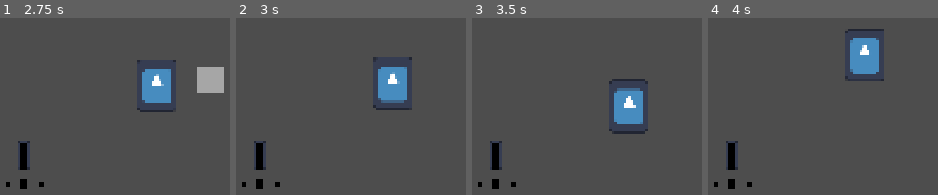
Above: before the commit, frames 1-4 (left to right).
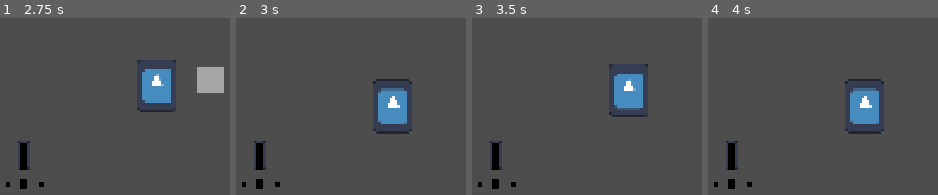
Above: after the commit, the same moments.

Repository: YhagoTomasini/Exlabers_Felpojam_026
Game: Godot game, scene res://Cenas/sala_de_testes.tscn
Two runs of this game, one before a commit and one after it. Both use one fixed random seed, a clock stepped at 60 frames per second and the inputs below. The engine's default icon, where the game draws it, is replaced by a stand-in: a white triangle on a blue panel in a dark square.
Inputs (mouse positions are in pixels of both pictures, inside the frame that each line leads up to):
- Up to frame 1 (2.75 s): move the mouse to (outside the picture) at 0.52 s; hold Up (ui_up) 0.53-1.28 s; hold E (UI_move_right) 0.53-2.03 s; move the mouse to (outside the picture) at 1.27 s; click (outside the picture) at 1.35 s; tap Up (ui_up) at 1.52, 1.55, 1.82, 2.3 s; move the mouse to (outside the picture) at 2.02 s; hold Q (UI_move_left) from 2.03 s (still down); hold Right mouse button (clickRight) from 2.03 s (still down)
- Up to frame 2 (3 s): move the mouse to (outside the picture) at 2.77 s; release Q (UI_move_left) at 2.78 s; release Right mouse button (clickRight) at 2.78 s; hold E (UI_move_right) from 2.78 s (still down); tap Up (ui_up) at 2.85 s
- Up to frame 3 (3.5 s): keep holding E (UI_move_right); tap Up (ui_up) at 3.02, 3.32 s
- Up to frame 4 (4 s): keep holding E (UI_move_right); move the mouse to (outside the picture) at 3.52 s; hold Up (ui_up) from 3.53 s (still down); click (outside the picture) at 3.6 s

Frame 1 is identical in both runs. In frame 2, 3.9% of the frame differs, in the area x 59-77%, y 22-66%; in frame 3, 3.0%; in frame 4, 5.6%, in the area x 59-77%, y 6-66%.

Commit message:
Coyote timer

Diff:
--- a/felpojams-dos-exlabers/Codigos/personagem_principal.gd
+++ b/felpojams-dos-exlabers/Codigos/personagem_principal.gd
@@ -3,7 +3,7 @@
 
 const SPEED = 300.0
 const MAGENTA_FORCE = -400.0
-const AIR_FRICTION := 0.7
+
 
 #temos uma booleana para verificação se esta na marca ciano,
 #e uma inteira para verificar em quantos ciano o personagem esta
@@ -13,12 +13,18 @@
 var knockback_vector := Vector2.ZERO
 var knockback_power := 20
 
+#variaveis do pulo
+const AIR_FRICTION := 0.7
 var is_jumping := false
 @export var jump_heigh := 128
 @export var max_time_to_peak := 0.5
 var jump_velocity
 var gravity
 var fall_gravity
+
+#Variaveis do coyote
+var can_jump := true
+@onready var coyote_timer: Timer = $coyote_timer
 
 
 func _ready() -> void:
@@ -37,7 +43,7 @@
 		velocity += (get_gravity() * delta)/4
 
 	#Se estiver no chão e não estiver em um ciano pula normal
-	if Input.is_action_just_pressed("ui_up") and is_on_floor() and !noCianoB:
+	if Input.is_action_just_pressed("ui_up") and can_jump and !noCianoB:
 		velocity.y = -jump_velocity
 		is_jumping = true
 	#Se estiver no ciano pode precionar que você sobe devagar... até sair do ciano
@@ -45,6 +51,11 @@
 		velocity.y = -jump_velocity/4
 	elif is_on_floor():
 		is_jumping = false
+
+	if is_on_floor() and !can_jump:
+		can_jump = true
+	elif can_jump and coyote_timer.is_stopped():
+		coyote_timer.start()
 
 	if velocity.y > 0 or not Input.is_action_pressed("ui_up"):
 		velocity.y += fall_gravity*delta
@@ -105,3 +116,7 @@
 func player_morreu():
 	Globals.refil_de_tinta()
 	get_tree().call_deferred("reload_current_scene")
+
+
+func _on_coyote_timer_timeout() -> void:
+	can_jump = false
--- a/felpojams-dos-exlabers/Prefabs/personagem_principal.tscn
+++ b/felpojams-dos-exlabers/Prefabs/personagem_principal.tscn
@@ -28,5 +28,10 @@
 shape = SubResource("CapsuleShape2D_7kss6")
 debug_color = Color(0, 1, 1, 0.41960785)
 
+[node name="coyote_timer" type="Timer" parent="."]
+wait_time = 0.3
+one_shot = true
+
 [connection signal="area_entered" from="Area2DPersonagem" to="." method="_on_area_2d_personagem_area_entered"]
 [connection signal="area_shape_exited" from="Area2DPersonagem" to="." method="_on_area_2d_personagem_area_shape_exited"]
+[connection signal="timeout" from="coyote_timer" to="." method="_on_coyote_timer_timeout"]
